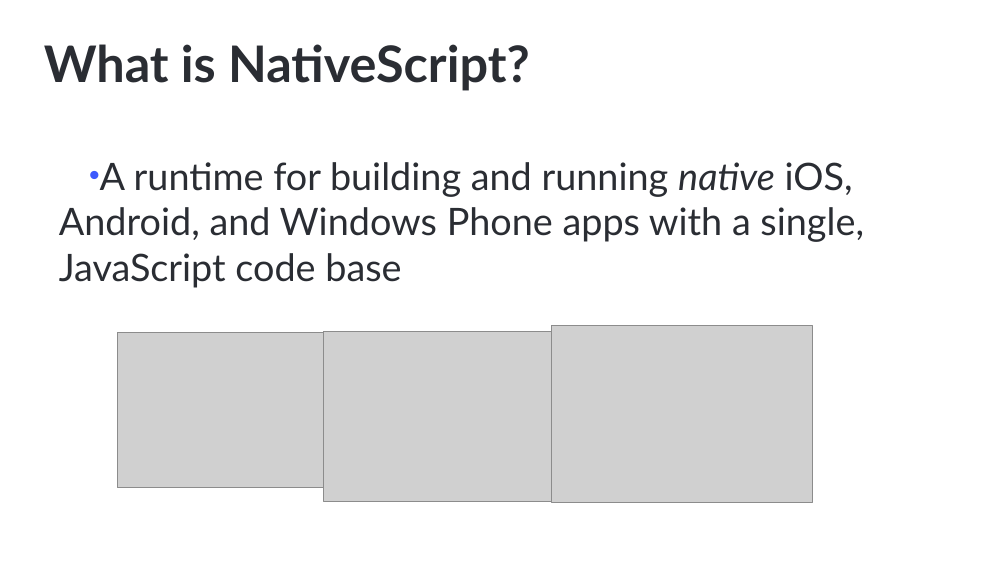
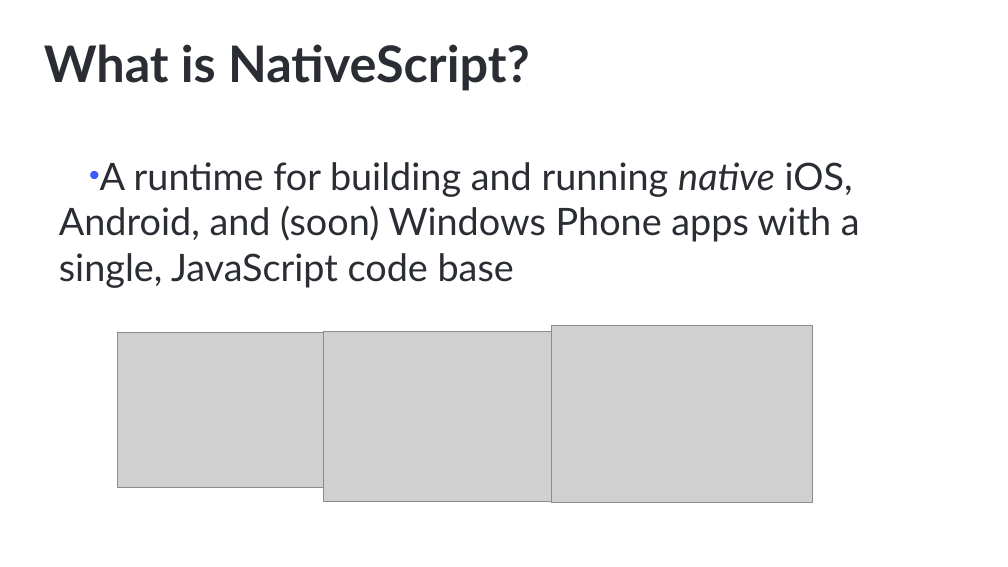
Before and after one commit to NativeScript/NativeScript-NEXT-Workshop, a slide deck: slide 9 of slides/1-Intro/intro.pptx (slide 5 before the commit). Drawn at 1008x567 pixels with LibreOffice and Linux fonts; fonts in the diff are those of the drawing; grey boxes stand for pictures; background and template pictures are left out. Boxes give left, top, right and bottom in pixels: in the first picture for what was removed or moved away, otherwise in the second. Text is boxed around its words. In the diff, an @@ line names an element or a change of style, - is before the commit and + after.

```diff
--- a/slides/1-Intro/intro.pptx
+++ b/slides/1-Intro/intro.pptx
@@ text at [59, 162, 860, 288]: text changed @@
-• A runtime for building and running native iOS, Android, and Windows Phone apps with a single, JavaScript code base
+• A runtime for building and running native iOS, Android, and (soon) Windows Phone apps with a single, JavaScript code base
```
Also in this commit, not shown: 3 other slides changed, 11 slides added, 3 slides removed, 1 other file.
